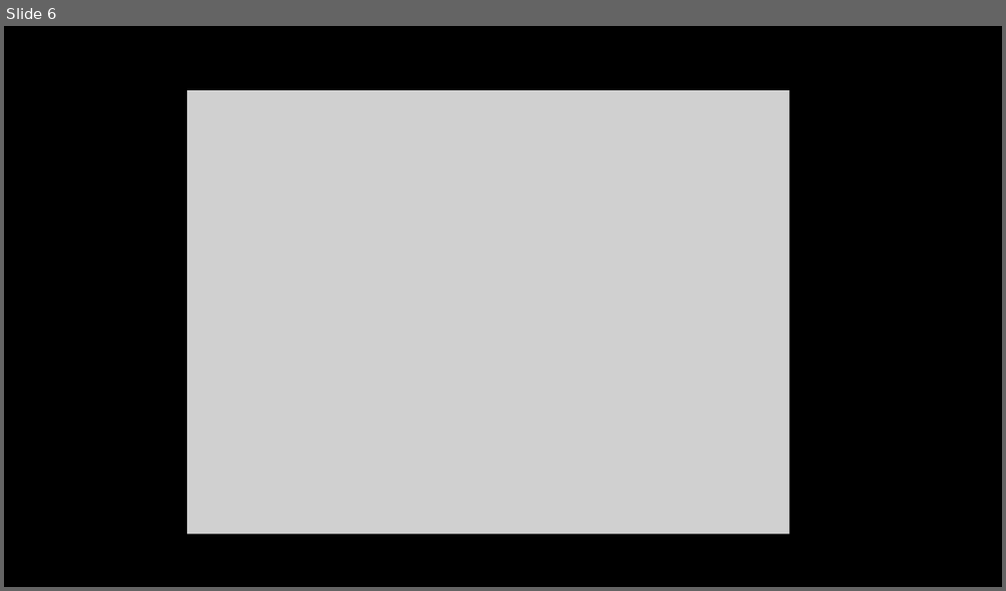
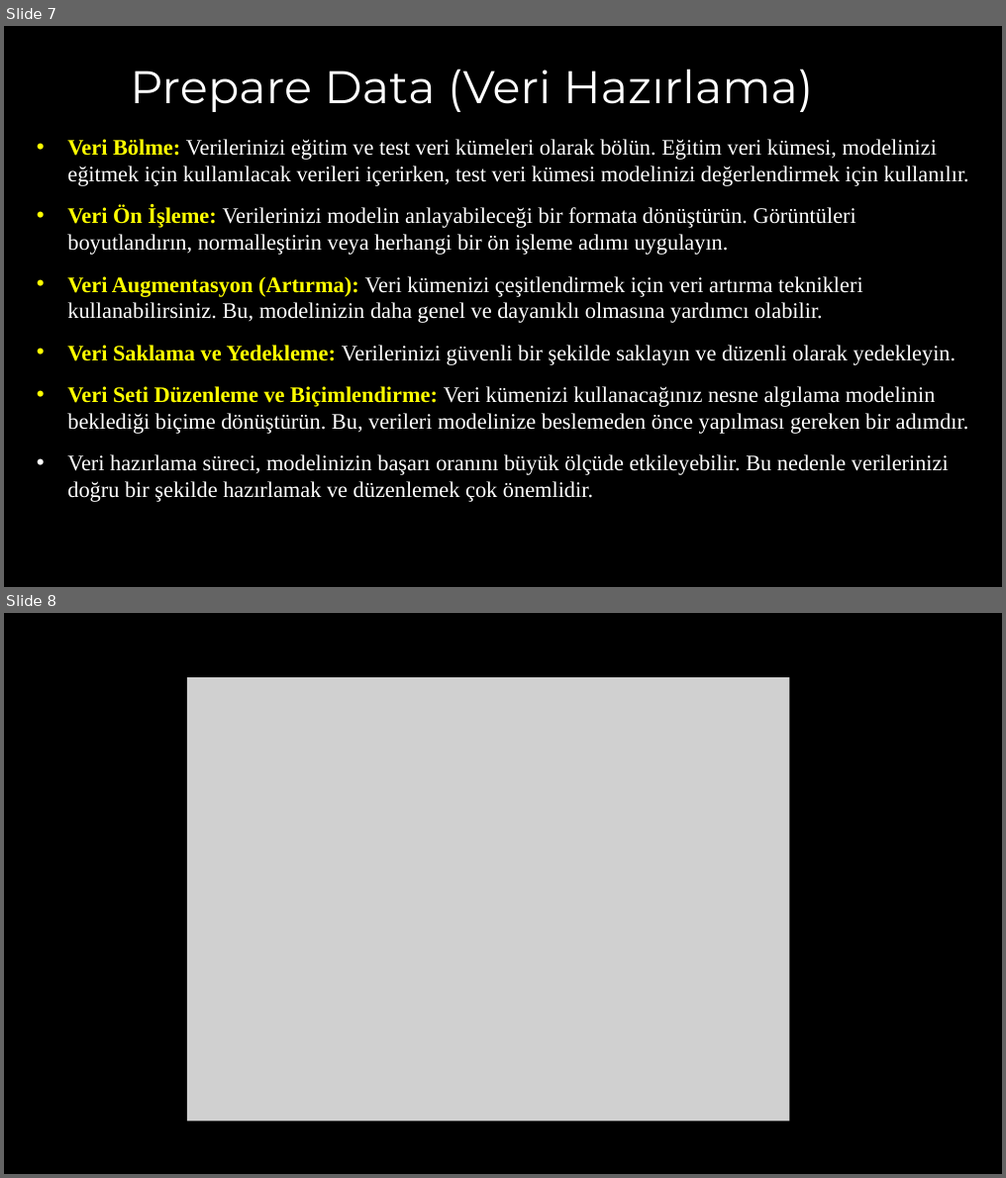
Before and after one commit to akaraci/Makine-Ogrenmesi, a slide deck: Sunular/MÖT-Hafta-2.pptx. Shown one above the other, each under a label of ours: slide 6 before the commit, slides 7 and 8 after it. The pictures are 1006x591 and 1006x1178 pixels, drawn with LibreOffice and Linux fonts; fonts in the diff are those of the drawing; grey boxes stand for pictures. Boxes give left, top, right and bottom in pixels: in the first picture for what was removed or moved away, otherwise in the second. Text is boxed around its words. In the diff, an @@ line names an element or a change of style, - is before the commit and + after.

```diff
--- a/Sunular/MÖT-Hafta-2.pptx
+++ b/Sunular/MÖT-Hafta-2.pptx
@@ slide 7 added at [4,26,1002,587], background #FFFFFF; not listed: 1 template element that a slide beside it also shows @@
@@ text added at [130,69,813,112], 33 pt, text #FFFFFF @@
+Prepare Data (Veri Hazırlama)
@@ text added at [67,139,969,502], 16 pt, text #FFFFFF @@
+• Veri Bölme: Verilerinizi eğitim ve test veri kümeleri olarak bölün. Eğitim veri kümesi, modelinizi eğitmek için kullanılacak verileri içerirken, test veri kümesi modelinizi değerlendirmek için kullanılır.
+• Veri Ön İşleme: Verilerinizi modelin anlayabileceği bir formata dönüştürün. Görüntüleri boyutlandırın, normalleştirin veya herhangi bir ön işleme adımı uygulayın.
+• Veri Augmentasyon (Artırma): Veri kümenizi çeşitlendirmek için veri artırma teknikleri kullanabilirsiniz. Bu, modelinizin daha genel ve dayanıklı olmasına yardımcı olabilir.
+• Veri Saklama ve Yedekleme: Verilerinizi güvenli bir şekilde saklayın ve düzenli olarak yedekleyin.
+• Veri Seti Düzenleme ve Biçimlendirme: Veri kümenizi kullanacağınız nesne algılama modelinin beklediği biçime dönüştürün. Bu, verileri modelinize beslemeden önce yapılması gereken bir adımdır.
+• Veri hazırlama süreci, modelinizin başarı oranını büyük ölçüde etkileyebilir. Bu nedenle verilerinizi doğru bir şekilde hazırlamak ve düzenlemek çok önemlidir.
@@ what was slide 6 is now slide 8 @@
```
Also in this commit, not shown: 9 slides changed, 7 other slides added, 2 slides removed.
